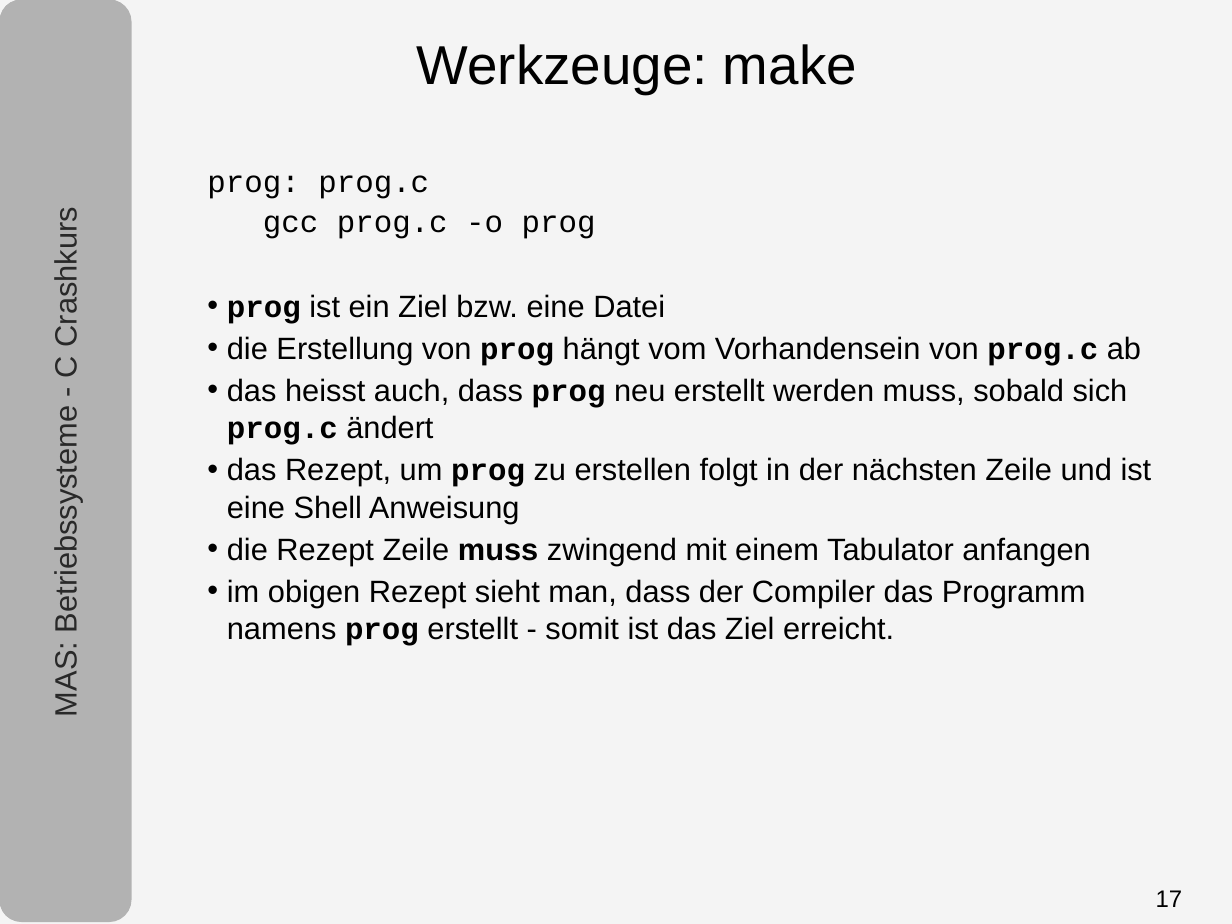
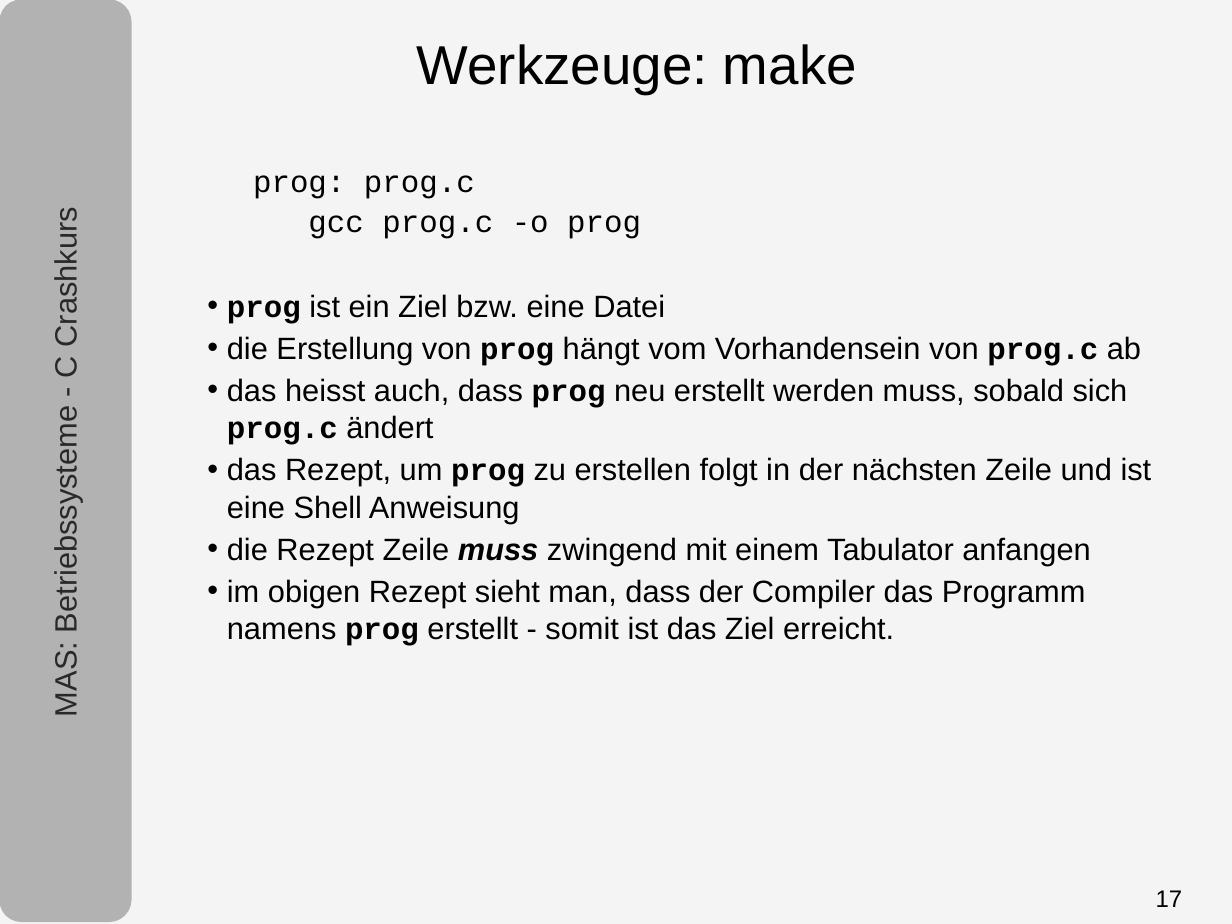
Before and after one commit to tpo/betriebssysteme, a slide deck: slide 17 of 05-1_C.odp. Drawn at 1232x924 pixels with LibreOffice and Linux fonts; fonts in the diff are those of the drawing. Boxes give left, top, right and bottom in pixels: in the first picture for what was removed or moved away, otherwise in the second. Text is boxed around its words. In the diff, an @@ line names an element or a change of style, - is before the commit and + after.

Commit message:
Styling

```diff
--- a/05-1_C.odp
+++ b/05-1_C.odp
@@ text at [227,175,1090,565]: italic on in "muss"; indent changed @@
```
Also in this commit, not shown: 4 other slides changed.
